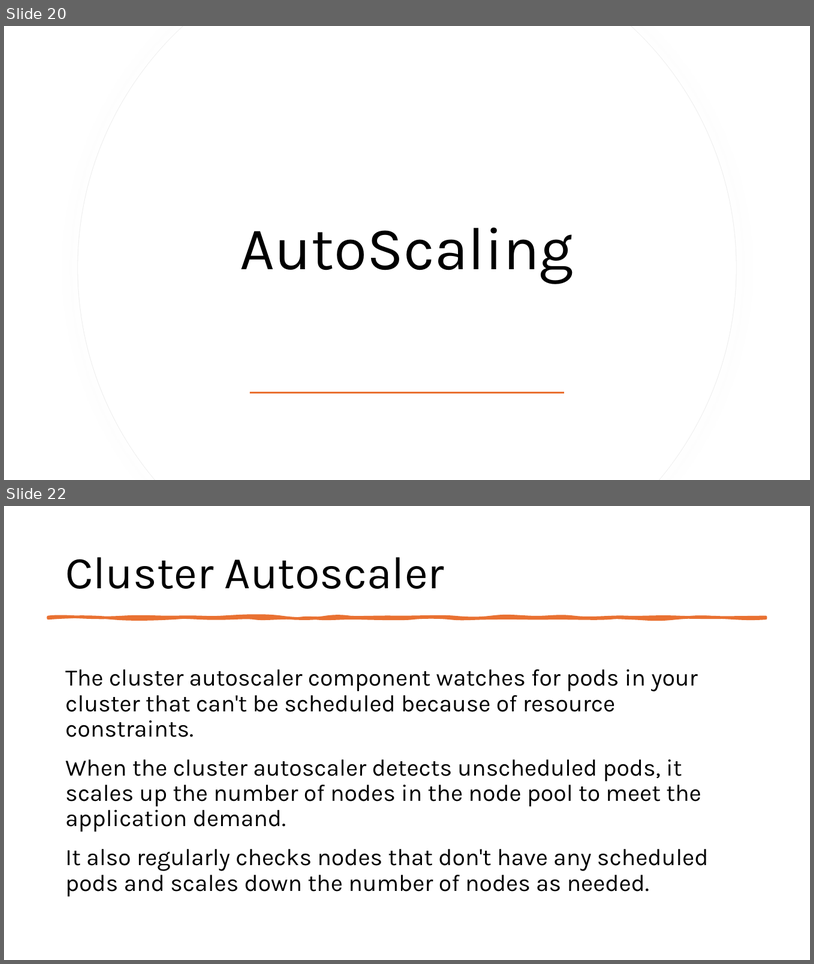
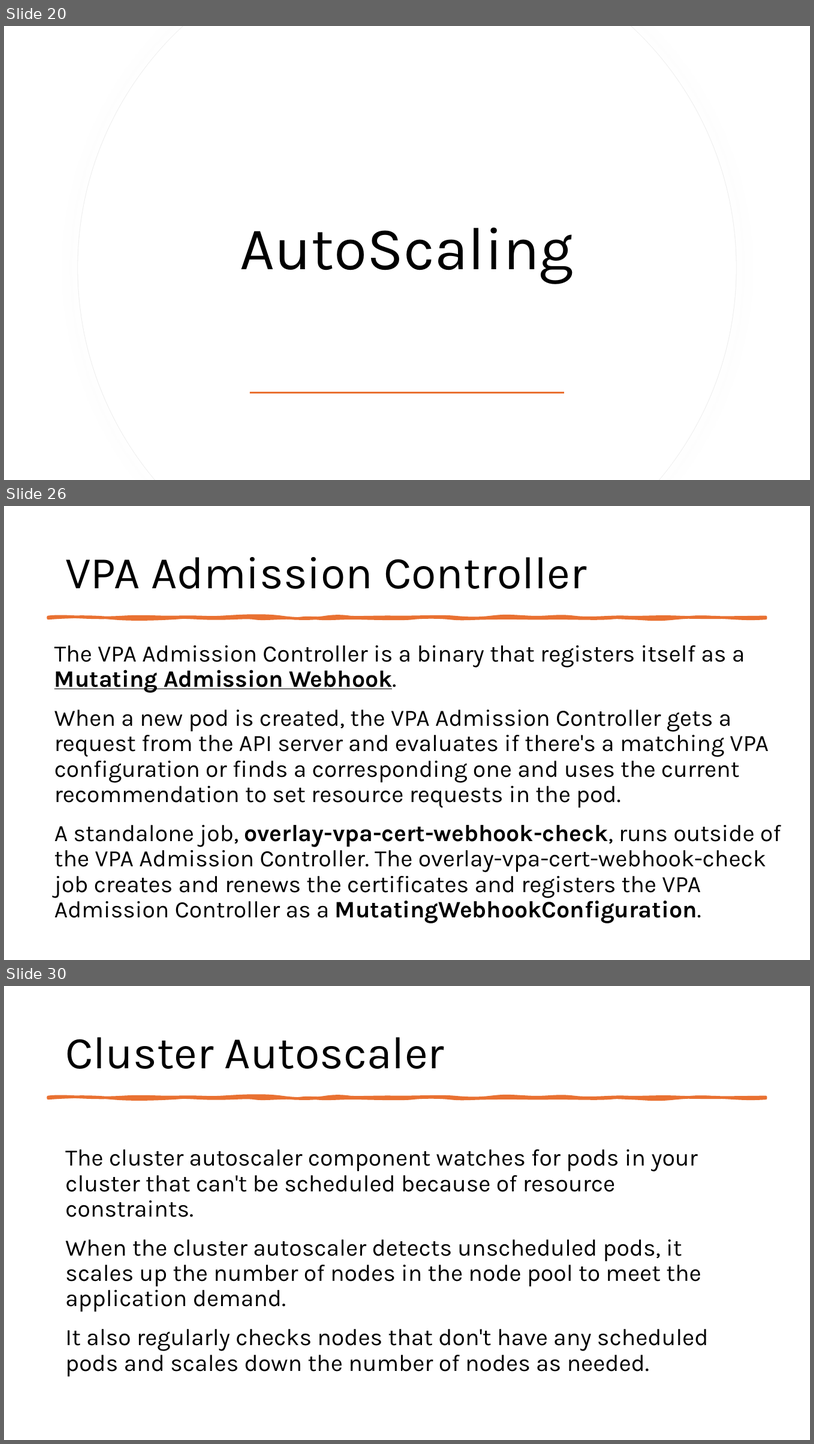
Before and after one commit to fhbilgen/AKSWorkshop, a slide deck: AKS_02_Node_Pools.pptx. Shown one above the other, each under a label of ours: slides 20 and 22 before the commit, slides 20, 26 and 30 after it; the slides between them are not shown. The pictures are 814x964 and 814x1444 pixels, drawn with LibreOffice and Linux fonts; fonts in the diff are those of the drawing. Boxes give left, top, right and bottom in pixels: in the first picture for what was removed or moved away, otherwise in the second. Text is boxed around its words. In the diff, an @@ line names an element or a change of style, - is before the commit and + after.

```diff
--- a/AKS_02_Node_Pools.pptx
+++ b/AKS_02_Node_Pools.pptx
@@ slide 26 added at <box>4,506,810,960</box>, background #FFFFFF @@
@@ title added at <box>65,557,587,589</box>, 54 pt, text #000000 @@
+VPA Admission Controller
@@ freeform shape added at <box>48,617,766,618</box>, fill #E97132, outline #E97132 3.25 pt @@
@@ text added at <box>54,645,782,923</box>, 28 pt, text #000000 @@
+The VPA Admission Controller is a binary that registers itself as a Mutating Admission Webhook.
+When a new pod is created, the VPA Admission Controller gets a request from the API server and evaluates if there's a matching VPA configuration or finds a corresponding one and uses the current recommendation to set resource requests in the pod.
+A standalone job, overlay-vpa-cert-webhook-check, runs outside of the VPA Admission Controller. The overlay-vpa-cert-webhook-check job creates and renews the certificates and registers the VPA Admission Controller as a MutatingWebhookConfiguration.
@@ what was slide 22 is now slide 30 @@
```
Also in this commit, not shown: 1 slide changed, 7 other slides added, 7 other files.
